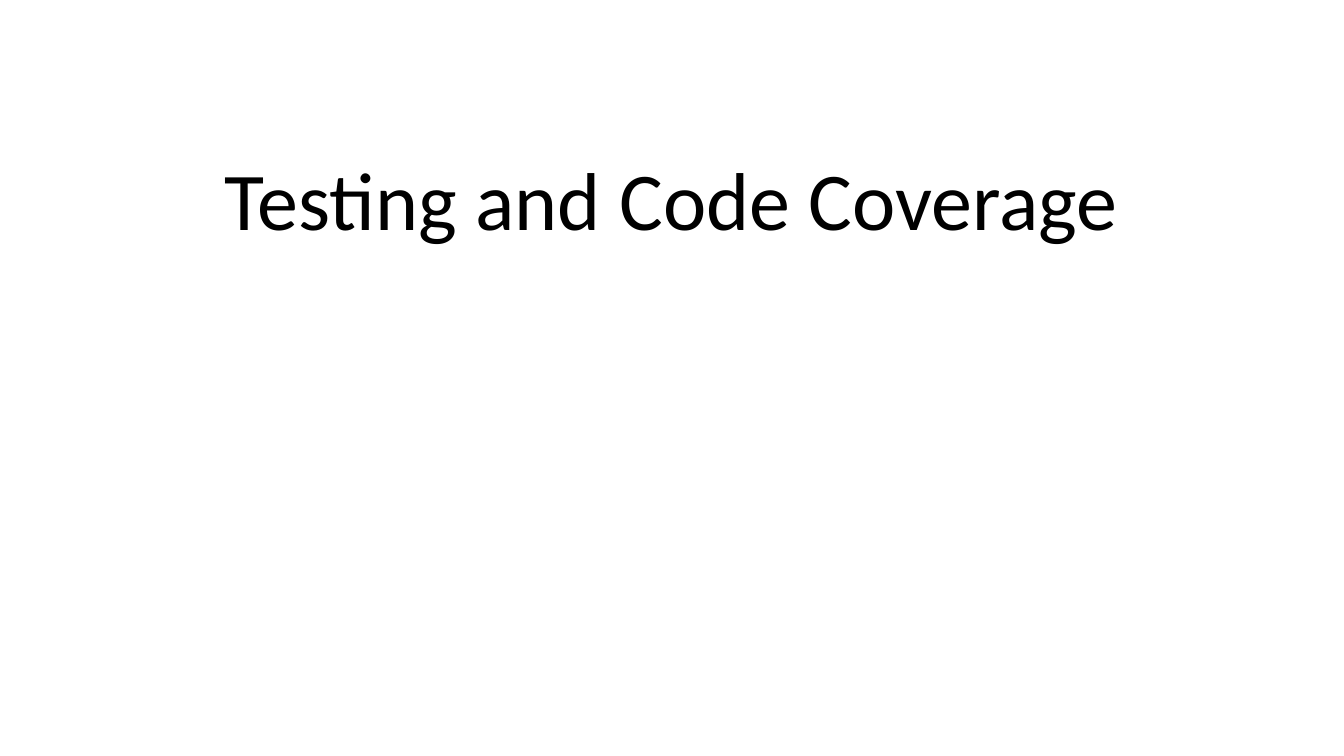
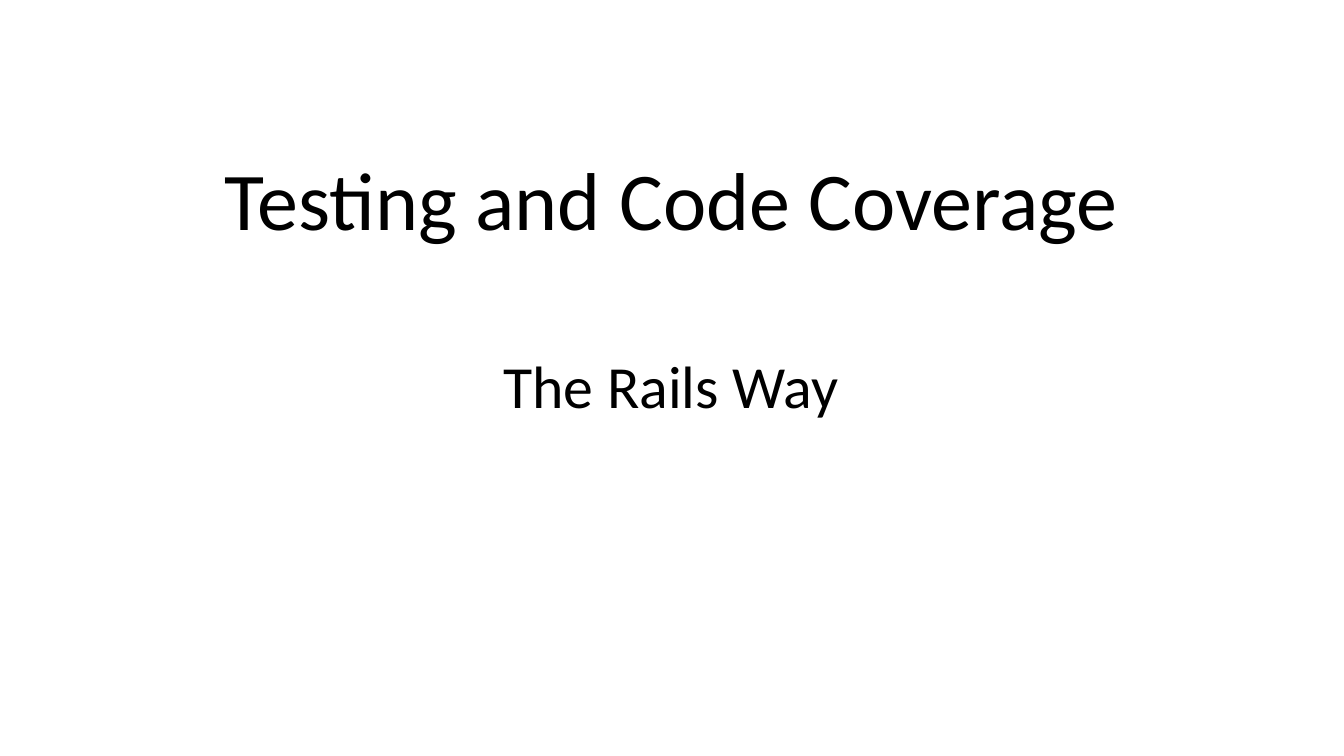
Before and after one commit to drb80/WebAppDev, a slide deck: slide 1 of Slides/Test Code Coverage.pptx. Drawn at 1344x756 pixels with LibreOffice and Linux fonts; fonts in the diff are those of the drawing; background and template pictures are left out. Boxes give left, top, right and bottom in pixels: in the first picture for what was removed or moved away, otherwise in the second. Text is boxed around its words. In the diff, an @@ line names an element or a change of style, - is before the commit and + after.

```diff
--- a/Slides/Test Code Coverage.pptx
+++ b/Slides/Test Code Coverage.pptx
@@ text added at (503,366,838,418), 42.7 pt, text #000000 @@
+The Rails Way
```
Also in this commit, not shown: 2 other slides changed, 3 other files.
